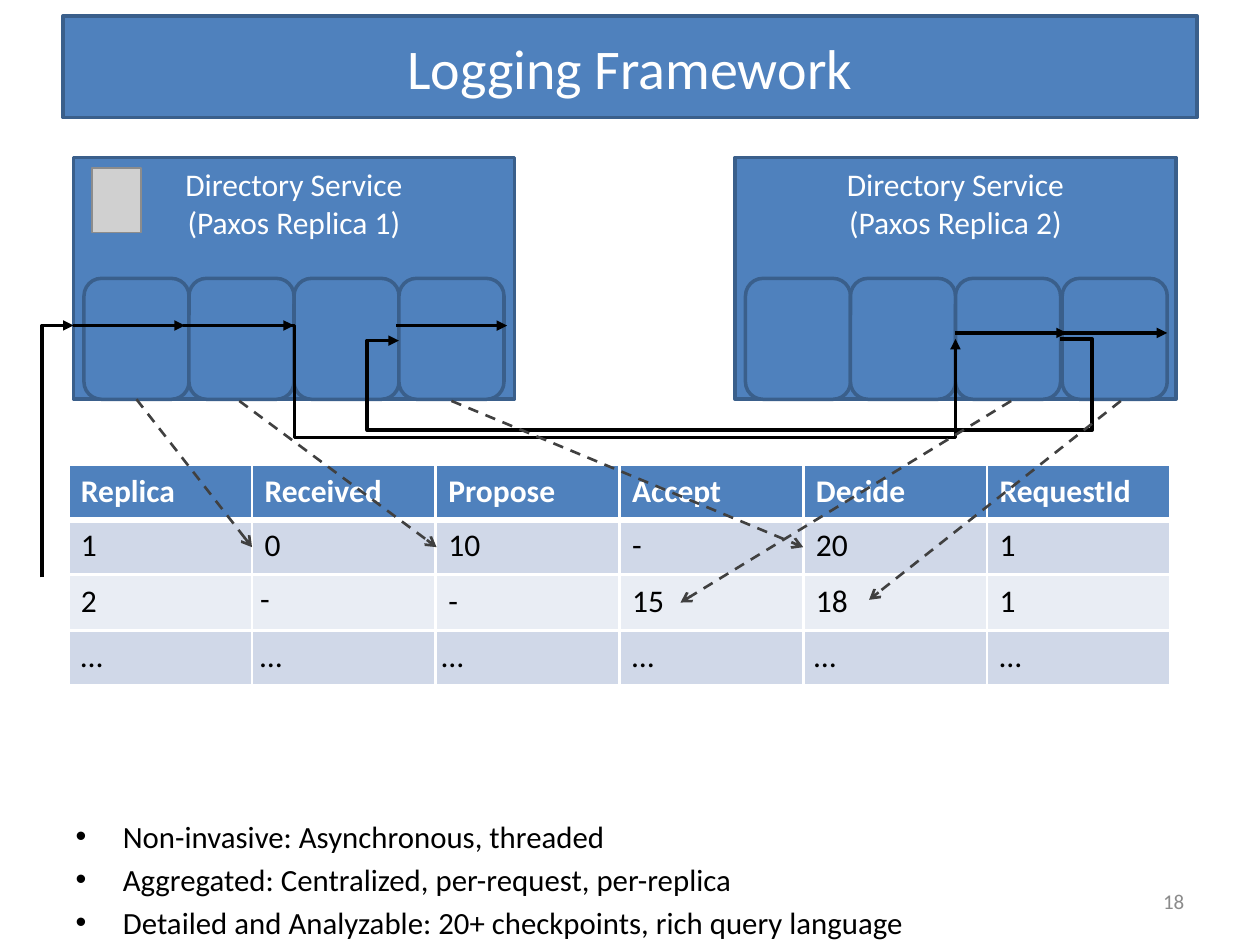
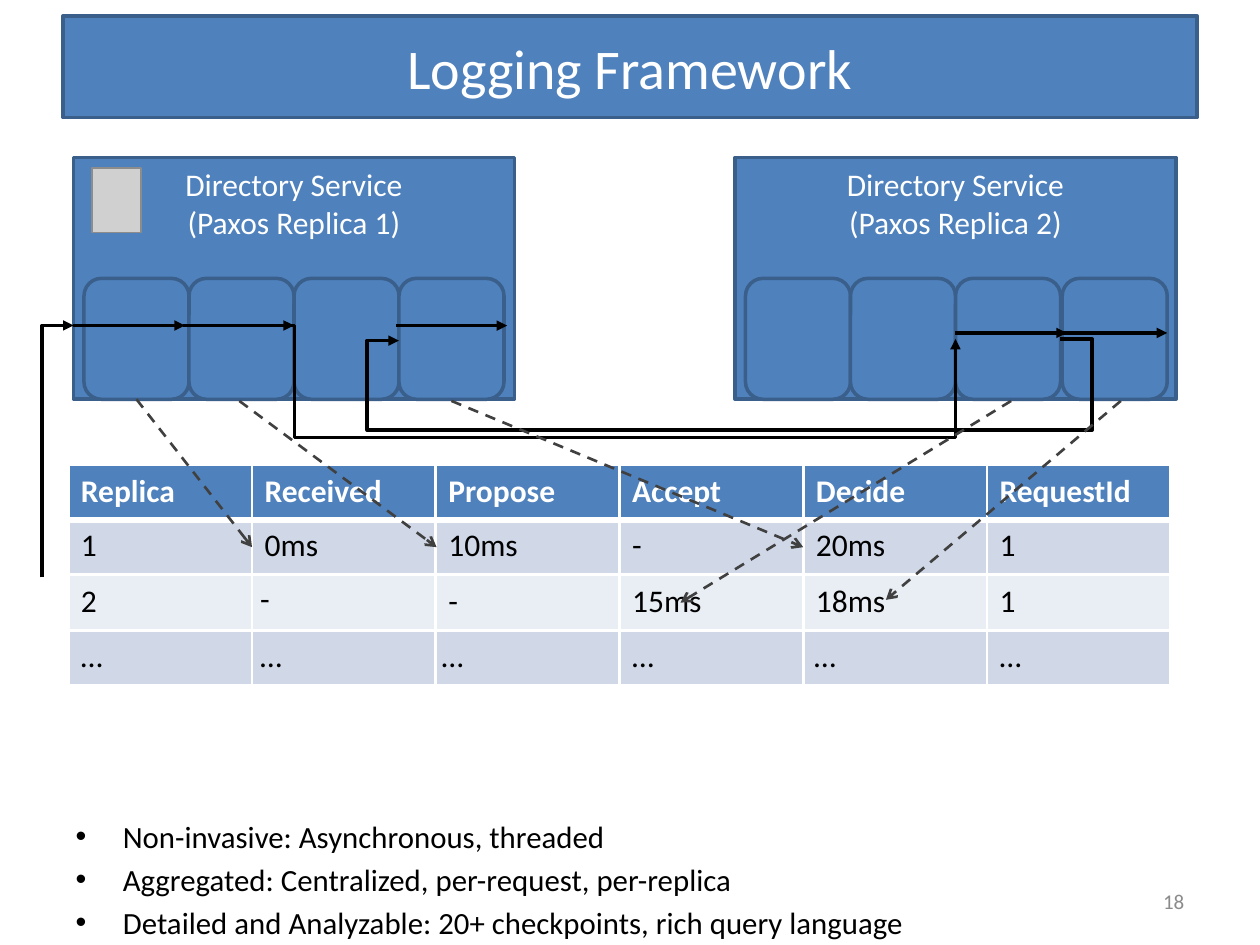
Before and after one commit to Slania/JPaxos-1, a slide deck: slide 18 of Paxos based directory updates for geo-replicated cloud storage.pptx. Drawn at 1260x945 pixels with LibreOffice and Linux fonts; fonts in the diff are those of the drawing; grey boxes stand for pictures. Boxes give left, top, right and bottom in pixels: in the first picture for what was removed or moved away, otherwise in the second. Text is boxed around its words. In the diff, an @@ line names an element or a change of style, - is before the commit and + after.

```diff
--- a/Paxos based directory updates for geo-replicated cloud storage.pptx
+++ b/Paxos based directory updates for geo-replicated cloud storage.pptx
@@ arrow moved from (1121, 401) - (869, 600) to (1121, 401) - (886, 600) @@
@@ text at <box>265,535,318,557</box>: text changed @@
-0
+0ms
@@ text at <box>448,535,517,557</box>: text changed @@
-10
+10ms
@@ text at <box>816,535,885,557</box>: text changed @@
-20
+20ms
@@ text at <box>632,591,701,613</box>: text changed @@
-15
+15ms
@@ text at <box>816,590,885,613</box>: text changed @@
-18
+18ms
```
Also in this commit, not shown: 8 other slides changed, 2 slides added, 1 other file.
